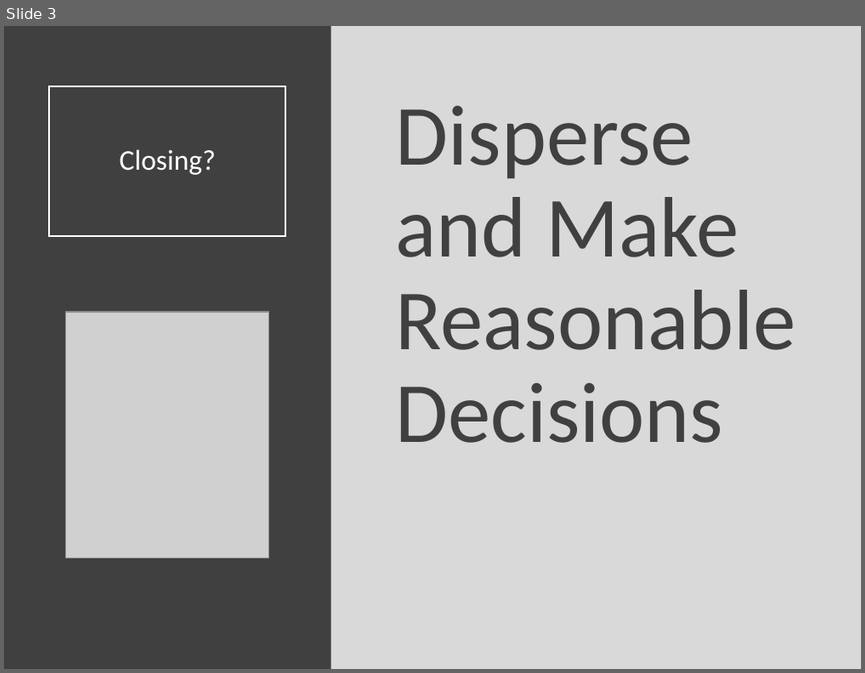
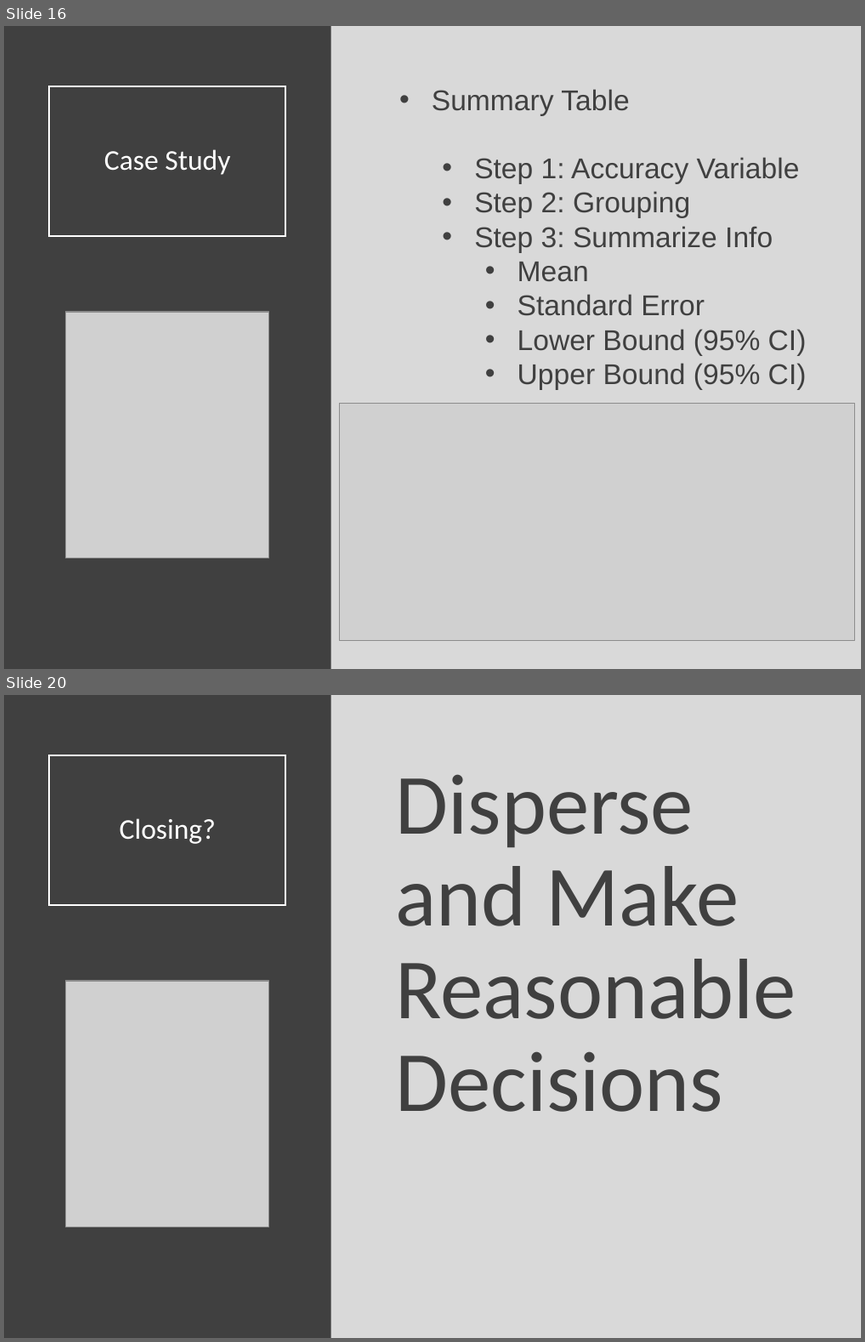
Before and after one commit to Yixf-Self/STOR320_WEBSITE, a slide deck: Lecture/Lecture 6/Lecture 6.pptx. Shown one above the other, each under a label of ours: slide 3 before the commit, slides 16 and 20 after it; the slides between them are not shown. The pictures are 865x673 and 865x1342 pixels, drawn with LibreOffice and Linux fonts; fonts in the diff are those of the drawing; grey boxes stand for pictures. Boxes give left, top, right and bottom in pixels: in the first picture for what was removed or moved away, otherwise in the second. Text is boxed around its words. In the diff, an @@ line names an element or a change of style, - is before the commit and + after.

```diff
--- a/Lecture/Lecture 6/Lecture 6.pptx
+++ b/Lecture/Lecture 6/Lecture 6.pptx
@@ slide 16 added at (4,26,861,669), background #D9D9D9 @@
@@ rectangle added at (4,26,331,669), fill #404040 @@
@@ title added at (49,86,286,236), outline #FFFFFF 1.5 pt, 24 pt, text #FFFFFF @@
+Case Study
@@ text added at (432,89,806,390), 24 pt, text #404040 @@
+• Summary Table
+  • Step 1: Accuracy Variable
+  • Step 2: Grouping
+  • Step 3: Summarize Info
+    • Mean
+    • Standard Error
+    • Lower Bound (95% CI)
+    • Upper Bound (95% CI)
@@ picture added at (66,312,268,557) @@
@@ picture added at (340,403,855,641) @@
@@ what was slide 3 is now slide 20 @@
```
Also in this commit, not shown: 1 slide changed, 16 other slides added, 6 other files.
